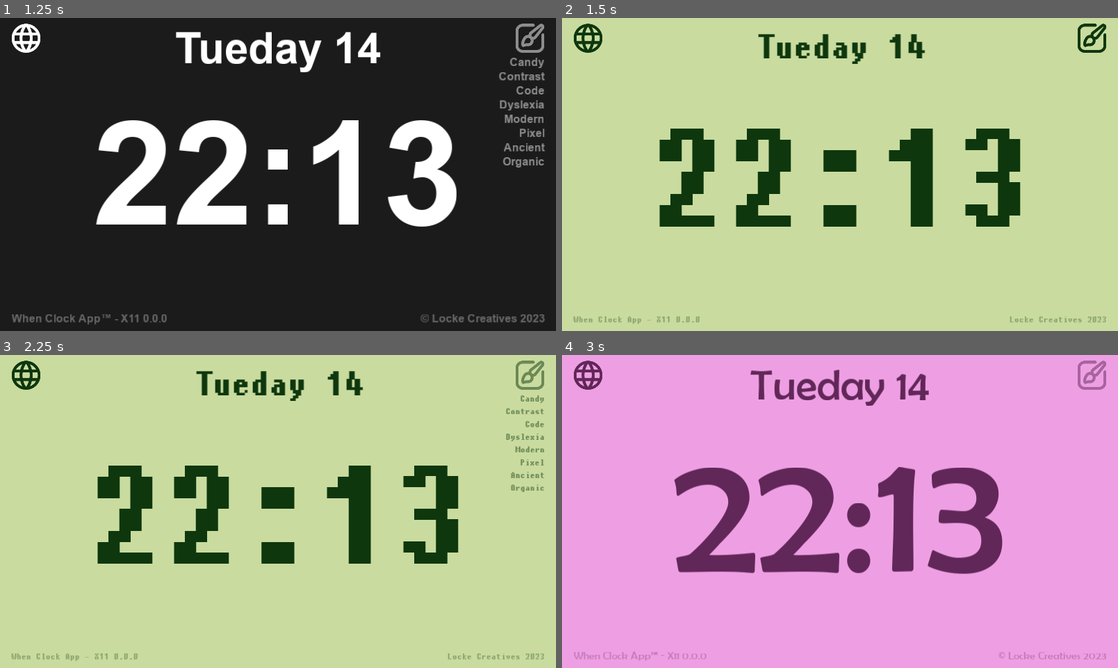
Above: before the commit, frames 1-4 (two rows, left to right).
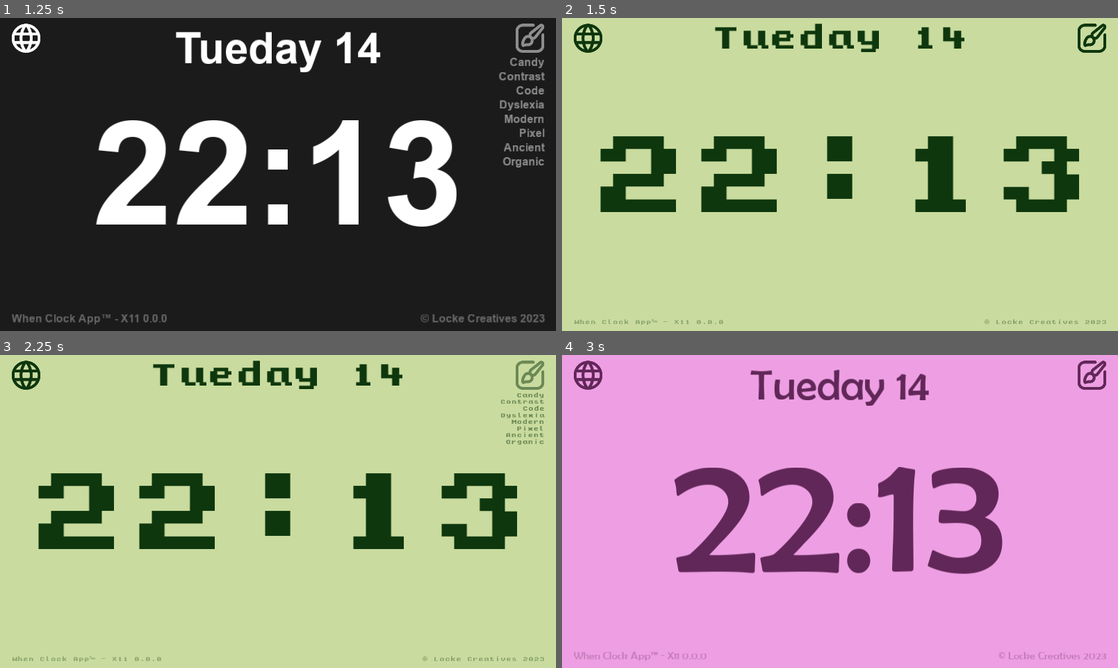
Above: after the commit, the same moments.

Repository: OzLocke/when
Game: Godot game, scene res://main.tscn
Two runs of this game, one before a commit and one after it. Both use one fixed random seed, a clock stepped at 60 frames per second and the inputs below.
Inputs (mouse positions are in pixels of both pictures, inside the frame that each line leads up to; where the layout moved, square brackets give the same spot in the first picture):
- Up to frame 1 (1.25 s): click (528, 49) at 0.5 s
- Up to frame 2 (1.5 s): click "Pixel" at 1.25 s
- Up to frame 3 (2.25 s): click (528, 373) [528, 383] at 2 s
- Up to frame 4 (3 s): click "Candy" at 2.75 s

Frame 1 is identical in both runs. In frame 2, 15% of the frame differs, in the area x 2-98%, y 1-98%; in frame 3, 16%; in frame 4, 0.2%.

Commit message:
replaced font with one that has the right glyphs

Diff:
--- a/app/Assets/Fonts/CHARY.tres
+++ /dev/null
@@ -1,9 +0,0 @@
-[gd_resource type="DynamicFont" load_steps=2 format=2]
-
-[ext_resource path="res://Assets/Fonts/CHARY.TTF" type="DynamicFontData" id=1]
-
-[resource]
-size = 150
-use_mipmaps = true
-use_filter = true
-font_data = ExtResource( 1 )
--- a/app/Assets/Fonts/CHARY_large.tres
+++ /dev/null
@@ -1,9 +0,0 @@
-[gd_resource type="DynamicFont" load_steps=2 format=2]
-
-[ext_resource path="res://Assets/Fonts/CHARY.TTF" type="DynamicFontData" id=1]
-
-[resource]
-size = 600
-use_mipmaps = true
-use_filter = true
-font_data = ExtResource( 1 )
--- a/app/Assets/Fonts/CHARY_small.tres
+++ /dev/null
@@ -1,9 +0,0 @@
-[gd_resource type="DynamicFont" load_steps=2 format=2]
-
-[ext_resource path="res://Assets/Fonts/CHARY.TTF" type="DynamicFontData" id=1]
-
-[resource]
-size = 40
-use_mipmaps = true
-use_filter = true
-font_data = ExtResource( 1 )
--- /dev/null
+++ b/app/Assets/Fonts/KONGTEXT.tres
@@ -0,0 +1,9 @@
+[gd_resource type="DynamicFont" load_steps=2 format=2]
+
+[ext_resource path="res://Assets/Fonts/KONGTEXT.ttf" type="DynamicFontData" id=1]
+
+[resource]
+size = 100
+use_mipmaps = true
+use_filter = true
+font_data = ExtResource( 1 )
--- /dev/null
+++ b/app/Assets/Fonts/KONGTEXT_large.tres
@@ -0,0 +1,9 @@
+[gd_resource type="DynamicFont" load_steps=2 format=2]
+
+[ext_resource path="res://Assets/Fonts/KONGTEXT.ttf" type="DynamicFontData" id=1]
+
+[resource]
+size = 350
+use_mipmaps = true
+use_filter = true
+font_data = ExtResource( 1 )
--- /dev/null
+++ b/app/Assets/Fonts/KONGTEXT_small.tres
@@ -0,0 +1,9 @@
+[gd_resource type="DynamicFont" load_steps=2 format=2]
+
+[ext_resource path="res://Assets/Fonts/KONGTEXT.ttf" type="DynamicFontData" id=1]
+
+[resource]
+size = 20
+use_mipmaps = true
+use_filter = true
+font_data = ExtResource( 1 )
--- a/app/Globals.gd
+++ b/app/Globals.gd
@@ -116,7 +116,7 @@
 			"name": "Pixel",
 			"bg_color": "cadc9f",
 			"color": "0f380f",
-			"font": "res://Assets/Fonts/CHARY"
+			"font": "res://Assets/Fonts/KONGTEXT"
 		},
 		"6": {
 			"name": "Ancient",
Binary file removed: app/Assets/Fonts/CHARY.TTF
Binary file added: app/Assets/Fonts/KONGTEXT.ttf
Not shown, changed: when.exe
